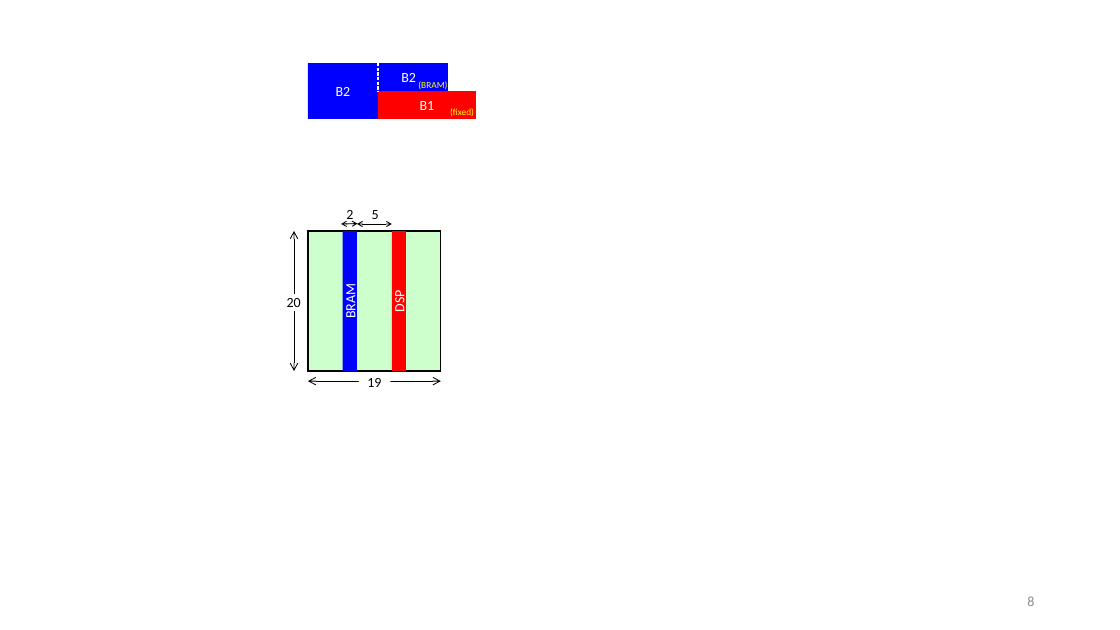
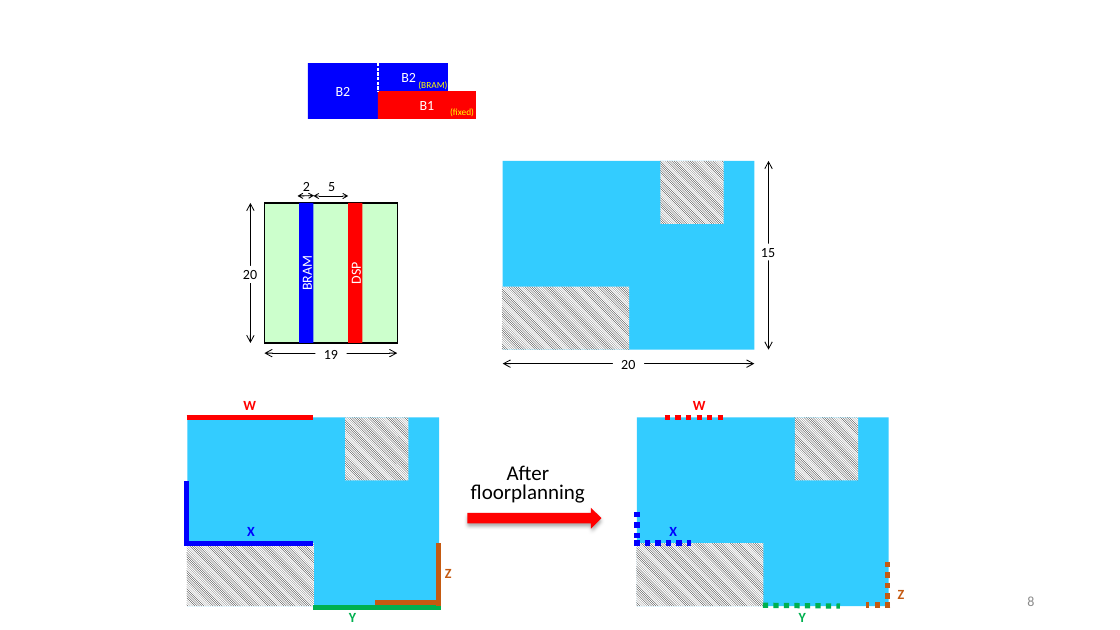
Before and after one commit to jordicf/FRAME, a slide deck: slide 8 of doc/Floorplan_picts.pptx. Drawn at 1120x630 pixels with LibreOffice and Linux fonts; fonts in the diff are those of the drawing. Boxes give left, top, right and bottom in pixels: in the first picture for what was removed or moved away, otherwise in the second. Text is boxed around its words. In the diff, an @@ line names an element or a change of style, - is before the commit and + after.

```diff
--- a/doc/Floorplan_picts.pptx
+++ b/doc/Floorplan_picts.pptx
@@ double arrow moved from (358, 223) - (341, 224) to (314, 196) - (297, 196) @@
@@ 5 rectangles, 3 double arrows, 2 texts: place and size @@
-5 rectangles, 3 double arrows, 2 texts at (287, 210, 441, 390)
+5 rectangles, 3 double arrows, 2 texts at (243, 182, 397, 362)
@@ group added at (502, 161, 784, 369): 4 rectangles, 2 double arrows, 1 text @@
+15
+20
@@ group added at (187, 401, 905, 622): 12 lines, 9 texts, 6 rectangles, 1 right arrow @@
+W
+X
+Y
+Z
+W
+X
+Y
+Z
+After
+floorplanning
```
Also in this commit, not shown: 29 other files.
